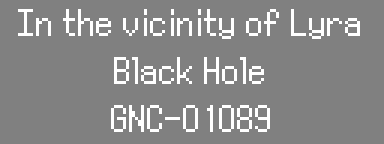
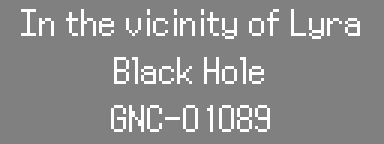
Layered file, before and after one edit (384 × 144). Changes by layer:
added layer "render1.png #4" above "render1.png #5" over [24, 9, 279, 39]
hid "render1.png #3" over [18, 9, 279, 39]
